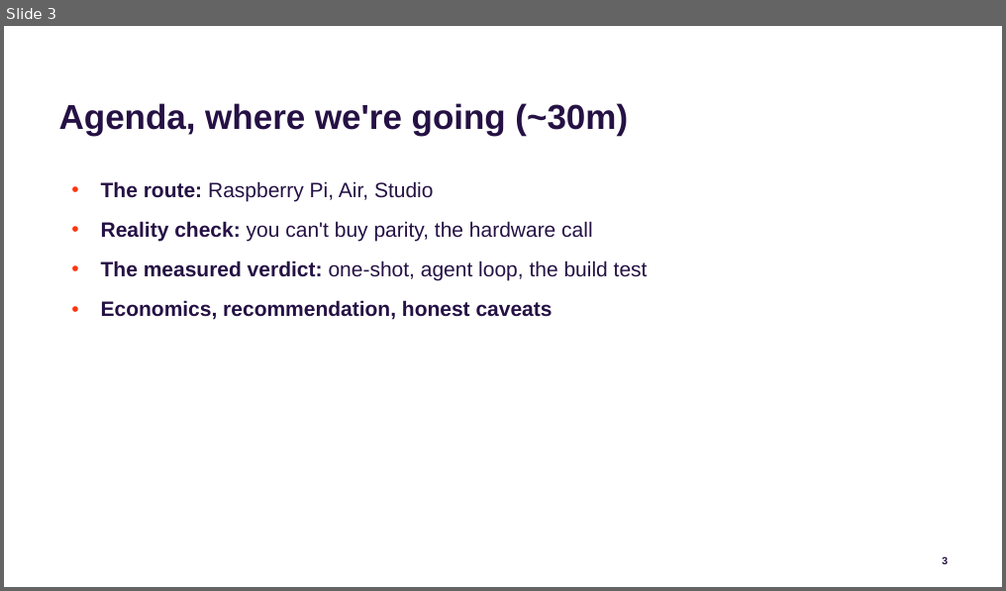
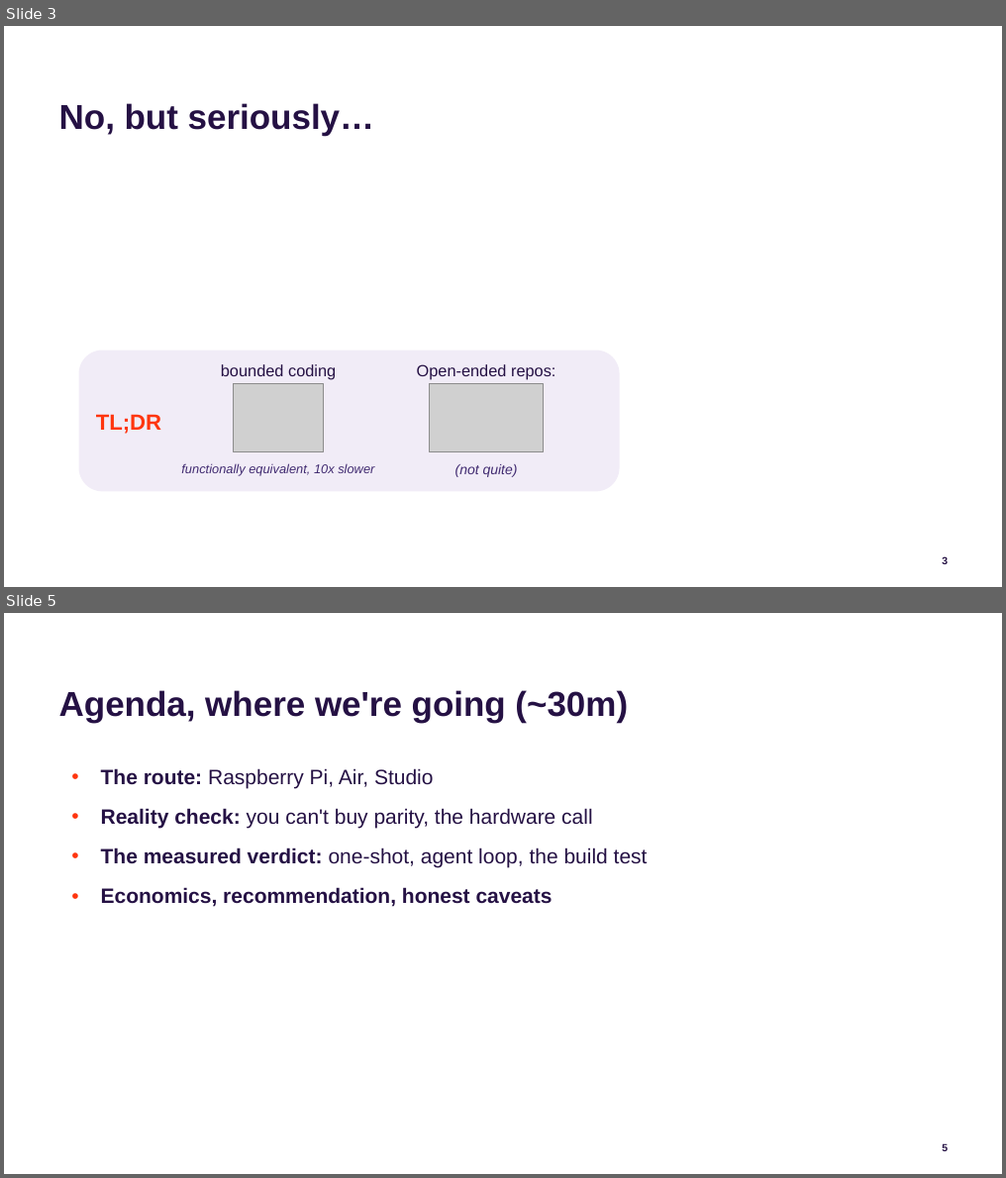
Before and after one commit to jconnolly/local-llm-pi5, a slide deck: local-llm-datasociety.pptx. Shown one above the other, each under a label of ours: slide 3 before the commit, slides 3 and 5 after it; the slides between them are not shown. The pictures are 1006x591 and 1006x1178 pixels, drawn with LibreOffice and Linux fonts; fonts in the diff are those of the drawing; grey boxes stand for pictures; background and template pictures are left out. Boxes give left, top, right and bottom in pixels: in the first picture for what was removed or moved away, otherwise in the second. Text is boxed around its words. In the diff, an @@ line names an element or a change of style, - is before the commit and + after.

```diff
--- a/local-llm-datasociety.pptx
+++ b/local-llm-datasociety.pptx
@@ slide 3 added at box(4, 26, 1002, 587), background #FFFFFF; not listed: 1 template element that a slide beside it also shows @@
@@ title added at box(59, 103, 374, 136), 30 pt, text #251144, bold @@
+No, but seriously…
@@ rounded rectangle added at box(79, 351, 620, 491), fill #F1ECF7 @@
@@ text added at box(221, 365, 336, 380), 14 pt, text #251144 @@
+bounded coding
@@ text added at box(417, 365, 555, 380), 14 pt, text #251144 @@
+Open-ended repos:
@@ picture added at box(234, 383, 324, 452) @@
@@ picture added at box(430, 383, 544, 452) @@
@@ text added at box(96, 414, 161, 434), 19 pt, text #FF350E, bold @@
+TL;DR
@@ text added at box(181, 464, 374, 475), 11 pt, text #412B71, italic @@
+functionally equivalent, 10x slower
@@ text added at box(455, 465, 518, 477), 12 pt, text #412B71, italic @@
+(not quite)
@@ what was slide 3 is now slide 5 @@
@@ page number at box(942, 1145, 947, 1152): text changed @@
-3
+5
```
Also in this commit, not shown: 5 slides changed, 3 other slides added, 9 other files.
